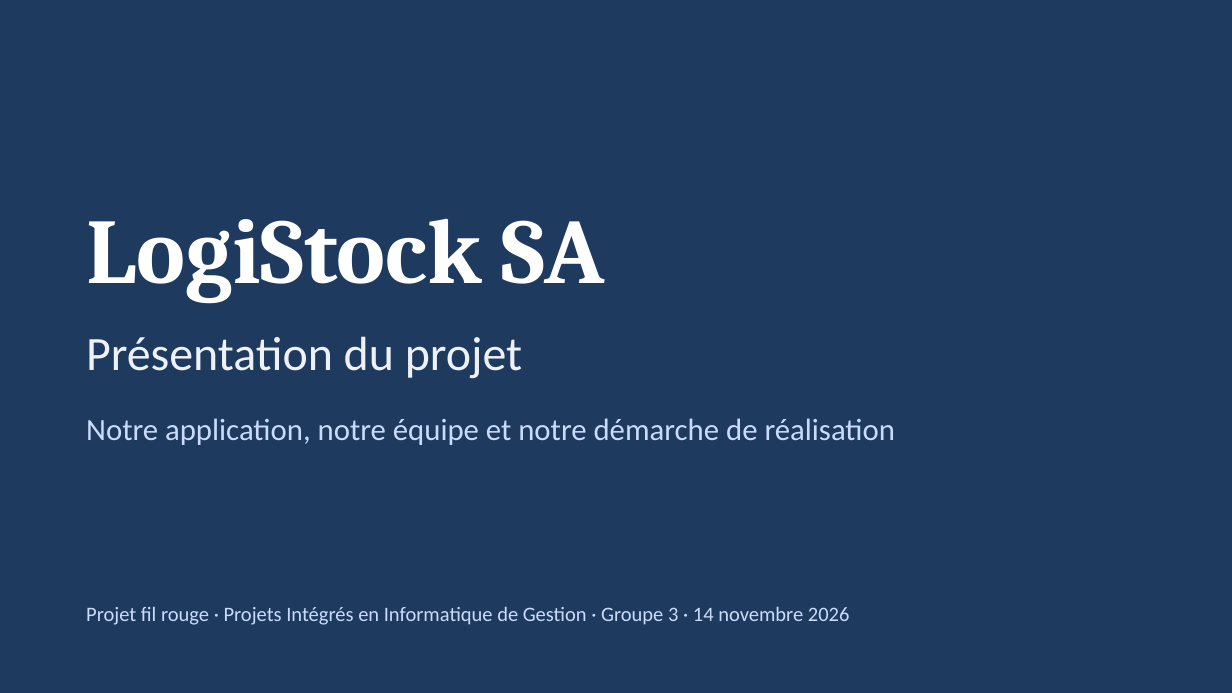
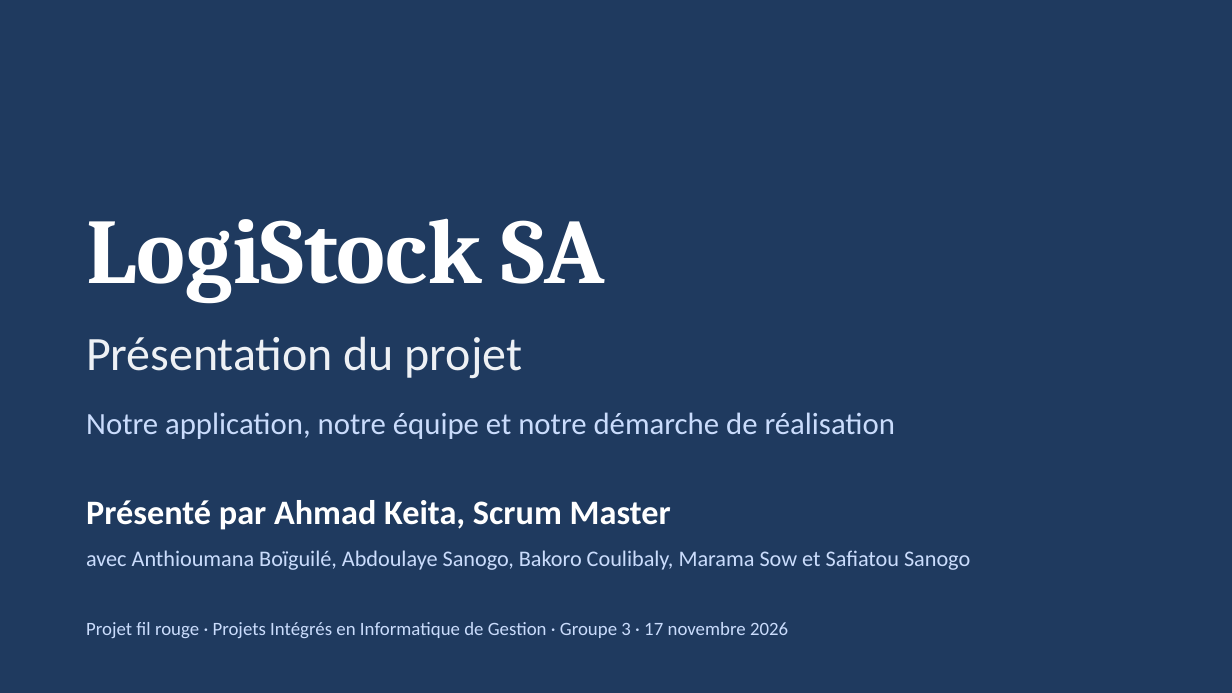
Before and after one commit to kamed936-byte/LOGISTOCK-SA, a slide deck: slide 1 of presentation/Presentation_Soutenance_LogiStock_SA.pptx. Drawn at 1232x693 pixels with LibreOffice and Linux fonts; fonts in the diff are those of the drawing. Boxes give left, top, right and bottom in pixels: in the first picture for what was removed or moved away, otherwise in the second. Text is boxed around its words. In the diff, an @@ line names an element or a change of style, - is before the commit and + after.

```diff
--- a/presentation/Presentation_Soutenance_LogiStock_SA.pptx
+++ b/presentation/Presentation_Soutenance_LogiStock_SA.pptx
@@ text "Notre application, notre équipe et ...": place and size @@
-text "Notre application, notre équipe et ..." at (86, 418, 896, 445)
+text "Notre application, notre équipe et ..." at (86, 412, 896, 439)
@@ text added at (86, 500, 671, 530), 20 pt, text #FFFFFF, bold @@
+Présenté par Ahmad Keita, Scrum Master
@@ text added at (86, 550, 970, 570), 13 pt, text #CADCFC @@
+avec Anthioumana Boïguilé, Abdoulaye Sanogo, Bakoro Coulibaly, Marama Sow et Safiatou Sanogo
@@ text at (86, 622, 788, 638): text changed; size 12 to 11 pt @@
-Projet fil rouge · Projets Intégrés en Informatique de Gestion · Groupe 3 · 14 novembre 2026
+Projet fil rouge · Projets Intégrés en Informatique de Gestion · Groupe 3 · 17 novembre 2026
```
Also in this commit, not shown: 1 other slide changed.
